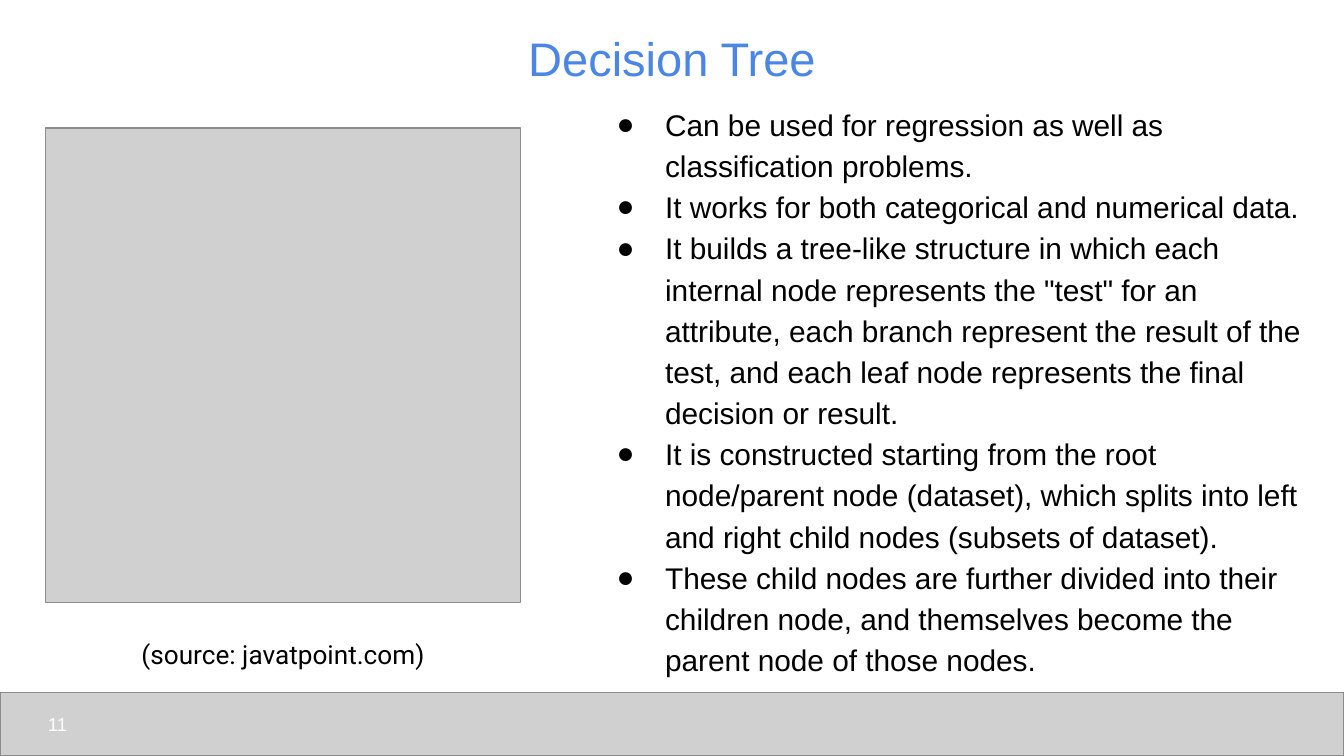
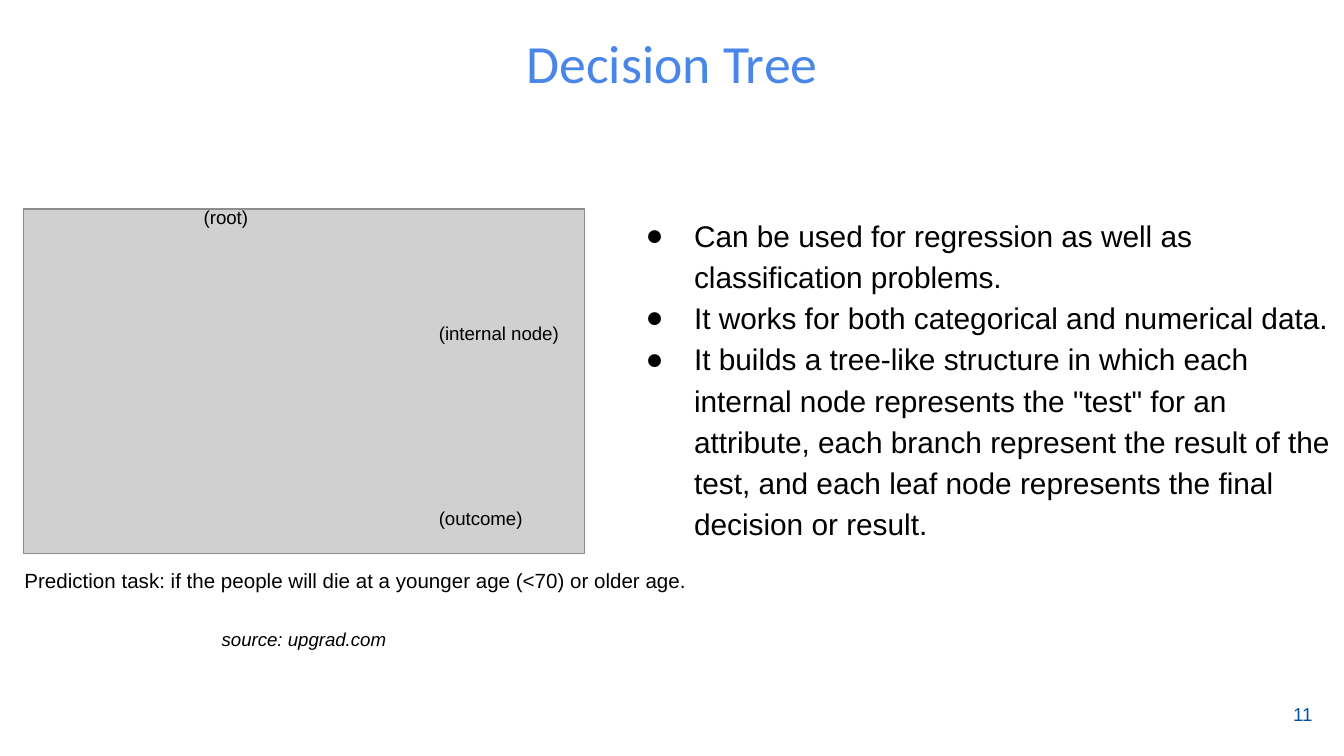
Before and after one commit to udel-cbcb/NIGMS-Sandbox-UD, a slide deck: slide 12 of Submodule_4/Lectures/Submodule_4_Lecture_1_ML_Models_and_Model_Evaluation.pptx (slide 11 before the commit). Drawn at 1344x756 pixels with LibreOffice and Linux fonts; fonts in the diff are those of the drawing; grey boxes stand for pictures; background and template pictures are left out. Boxes give left, top, right and bottom in pixels: in the first picture for what was removed or moved away, otherwise in the second. Text is boxed around its words. In the diff, an @@ line names an element or a change of style, - is before the commit and + after.

```diff
--- a/Submodule_4/Lectures/Submodule_4_Lecture_1_ML_Models_and_Model_Evaluation.pptx
+++ b/Submodule_4/Lectures/Submodule_4_Lecture_1_ML_Models_and_Model_Evaluation.pptx
@@ title "Decision Tree" at box(526, 46, 817, 84): size 25.2 to 28.8 pt, font Arial to Calibri @@
@@ text added at box(204, 209, 248, 228), 10 pt, text #000000 @@
+(root)
@@ text "Can be used for regression ...": place and size @@
-text "Can be used for regression ..." at box(665, 114, 1300, 677)
+text "Can be used for regression ..." at box(694, 225, 1329, 536)
@@ picture: place and size @@
-picture at box(46, 128, 520, 602)
+picture at box(23, 210, 583, 554)
@@ text added at box(439, 326, 559, 344), 10 pt, text #000000 @@
+(internal node)
@@ text at box(665, 443, 1297, 677): paragraphs removed @@
-● It is constructed starting from the root node/parent node (dataset), which splits into left and right child nodes (subsets of dataset).
-● These child nodes are further divided into their children node, and themselves become the parent node of those nodes.
@@ text added at box(439, 511, 523, 529), 10 pt, text #000000 @@
+(outcome)
@@ text added at box(24, 573, 686, 593), 11 pt, text #000000 @@
+Prediction task: if the people will die at a younger age (<70) or older age.
@@ text at box(222, 632, 386, 650): text changed; size 14 to 10 pt; font Roboto to Arial; italic on @@
-(source: javatpoint.com)
+source: upgrad.com
@@ page number: place and size @@
-page number at box(48, 719, 67, 731)
+page number at box(1293, 708, 1312, 721)
@@ page number at box(1293, 708, 1312, 721): text colour #FFFFFF to #00539F @@
@@ picture removed at box(0, 692, 1344, 755) @@
```
Also in this commit, not shown: 19 other slides changed, 7 slides added, 8 slides removed, 7 other files.
